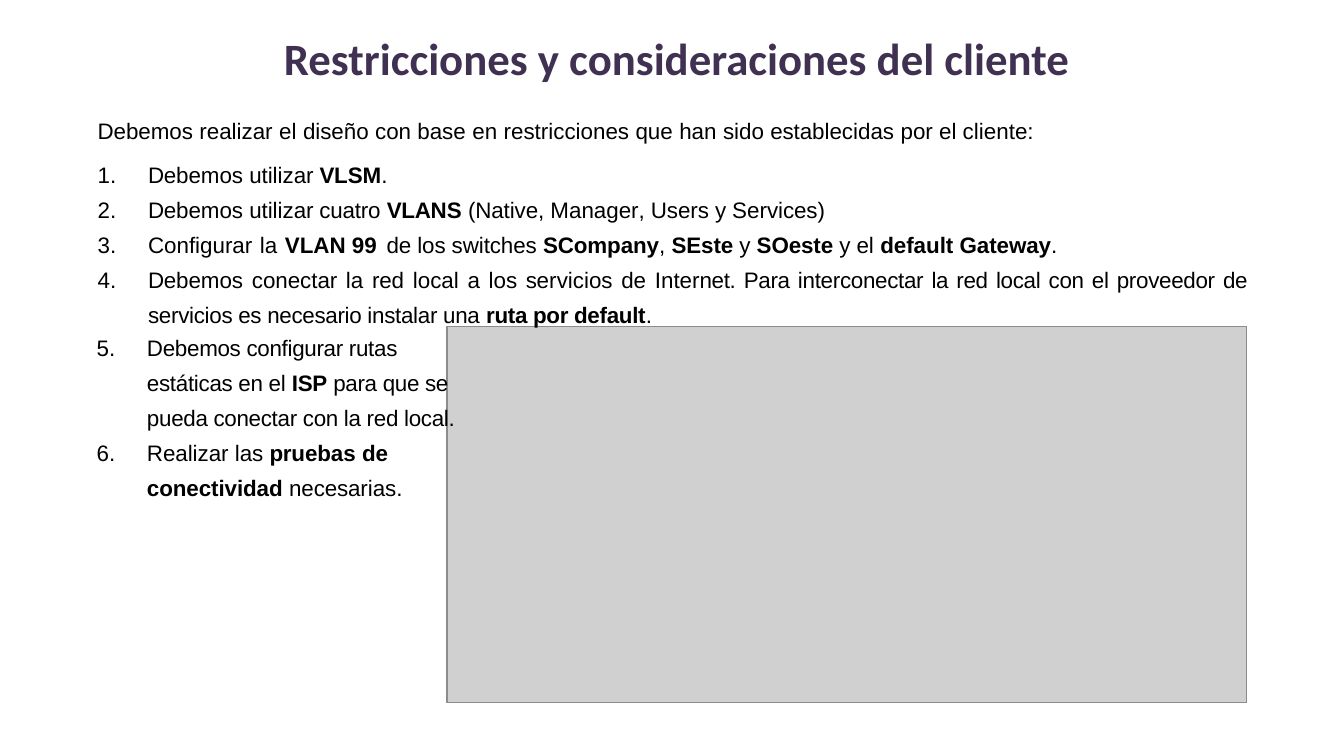
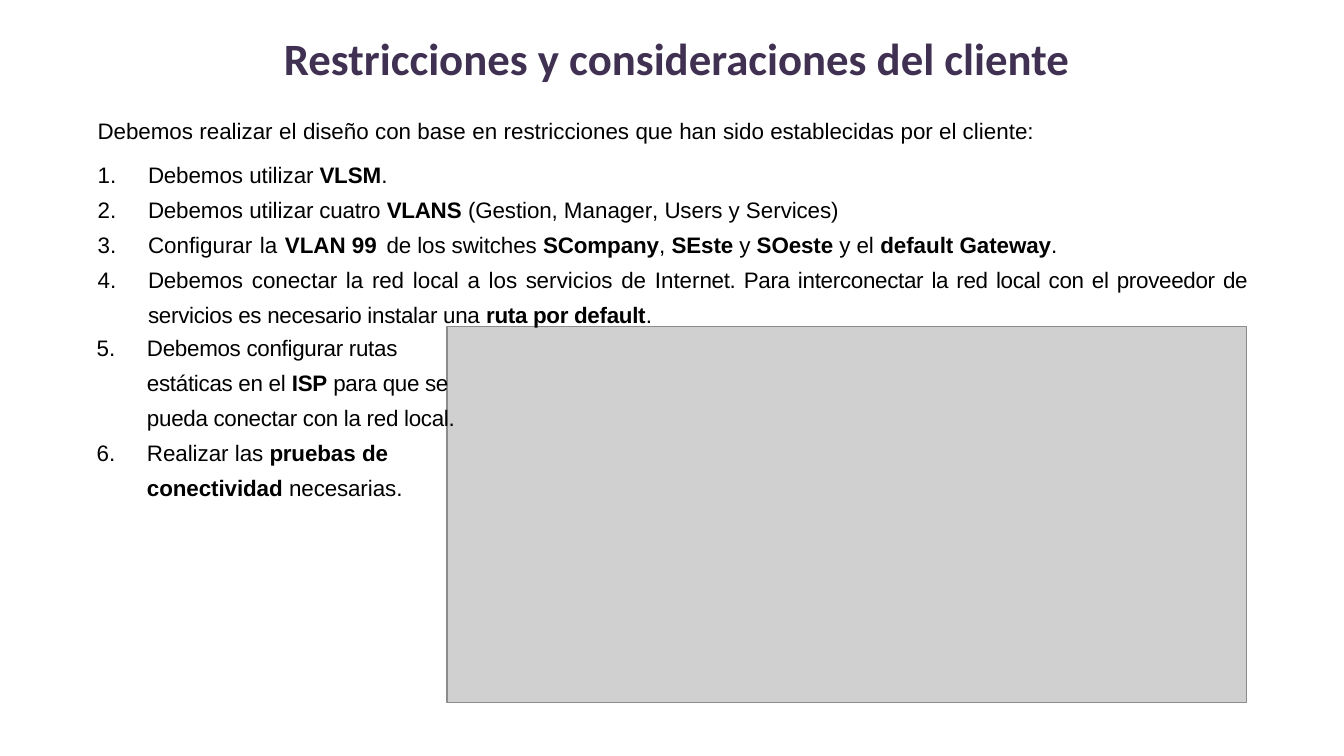
Before and after one commit to lizetheP/WAN, a slide deck: slide 4 of CalendarioAgo26/Ejercicios/E2_VLAN/Ejer2_VLANs.pptx. Drawn at 1344x756 pixels with LibreOffice and Linux fonts; fonts in the diff are those of the drawing; grey boxes stand for pictures. Boxes give left, top, right and bottom in pixels: in the first picture for what was removed or moved away, otherwise in the second. Text is boxed around its words. In the diff, an @@ line names an element or a change of style, - is before the commit and + after.

```diff
--- a/CalendarioAgo26/Ejercicios/E2_VLAN/Ejer2_VLANs.pptx
+++ b/CalendarioAgo26/Ejercicios/E2_VLAN/Ejer2_VLANs.pptx
@@ text at (x1=148, y1=201, x2=839, y2=223): text changed @@
-2. Debemos utilizar cuatro VLANS (Native, Manager, Users y Services)
+2. Debemos utilizar cuatro VLANS (Gestion, Manager, Users y Services)
```
Also in this commit, not shown: 3 other files.
